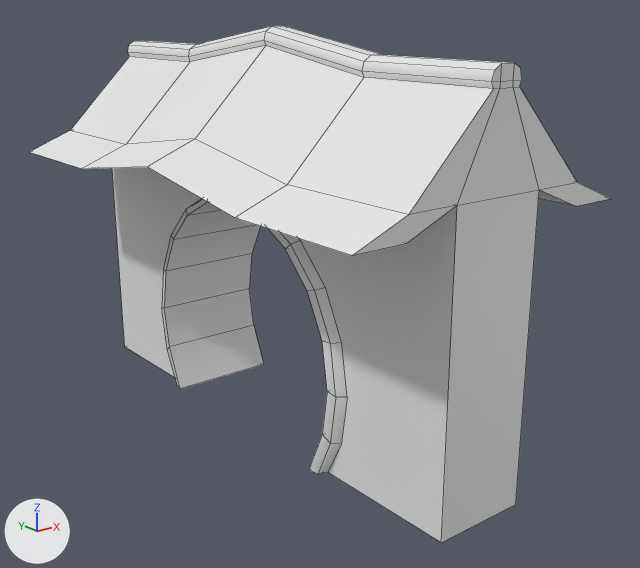
Before and after pictures for a commit that changed the FBX model Assets/Models/Enviroment/Buildings/BuildingA_GateB.fbx.
Camera for both pictures: a camera (50 mm lens) standing at (-82.15, 182.75, 7.46) and looking at (-70.89, 196.83, 1.83). Lighting does not change. The marker at lower left points along +X, +Y and +Z. Mesh edges are drawn as thin lines.

Names of what the first picture shows: 'BuildingA_GateB'.
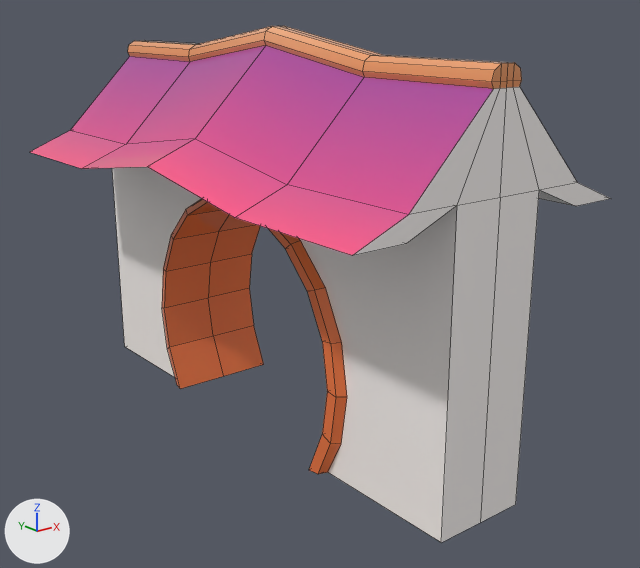
The newer file is also turned or shifted as a whole; pictures and numbers use the older file's frame.

The edits, one by one:
Picture 'deHaht.png' (img_dehaht_png) is new.
Material 'Material #28' (mat_material__28) is new.
Its texture is img_dehaht_png.
Its roughness is 0.0.
me_cube_025 is used by ob_buildinga_gateb; location (-71.33, 197.61, -1.28).
me_cube_025 had 182 vertices, 162 faces and spanned x -3.06..3.06, y -5.87..5.87, z 0.0..8.37.
me_cube_025 now has 214 vertices, 196 faces and spans x -3.06..3.06, y -5.87..5.87, z 0.0..8.37.
Part 1, on me_cube_025:
34 faces are deleted.
2 vertices are added at (0.0, 2.73, 0.0), (0.0, -2.73, 0.0).
15 new vertices lie (1.22, 0.0, 0.0) away from vertices in x -1.22, y -3.07..3.07, z 0.0..4.97.
9 new vertices lie (0.15, 0.0, 0.0) away from vertices in x -0.15, y -5.87..5.87, z 7.56..8.37.
6 new vertices lie (0.98, 0.0, 0.0) away from vertices in x -0.98, y -5.87..5.87, z 0.0..5.87.
68 new faces join them.
me_cube_025 part 2: 128 faces spanning x -3.06..3.06, y -5.87..5.87, z 0.0..8.37 switch from no material to mat_material__28 (picture img_dehaht_png).

Boxes (x1, y1, x2, y2) around the edits, measured in the pictures (640 x 568 px):
part 1 of me_cube_025, built on: (112, 26, 539, 543) in both
part 2 of me_cube_025, recoloured (white to pink): (30, 26, 608, 474) in both
